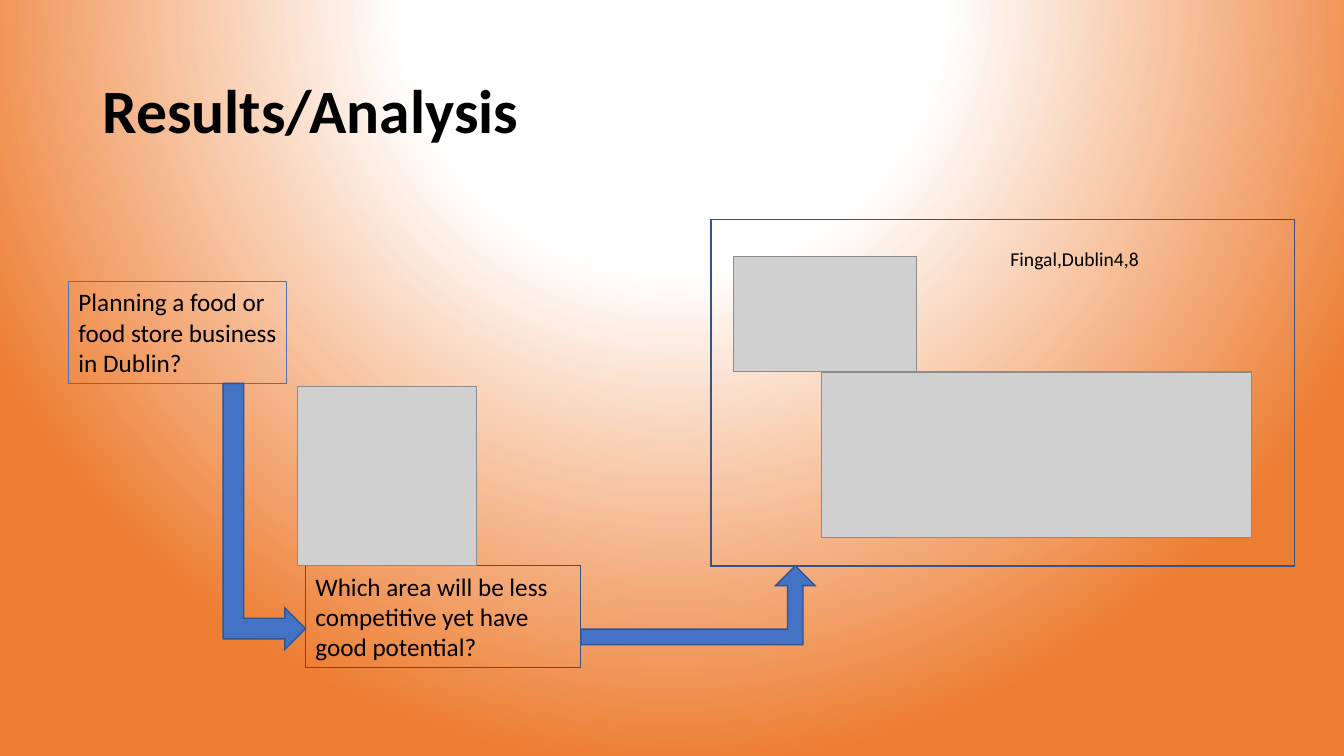
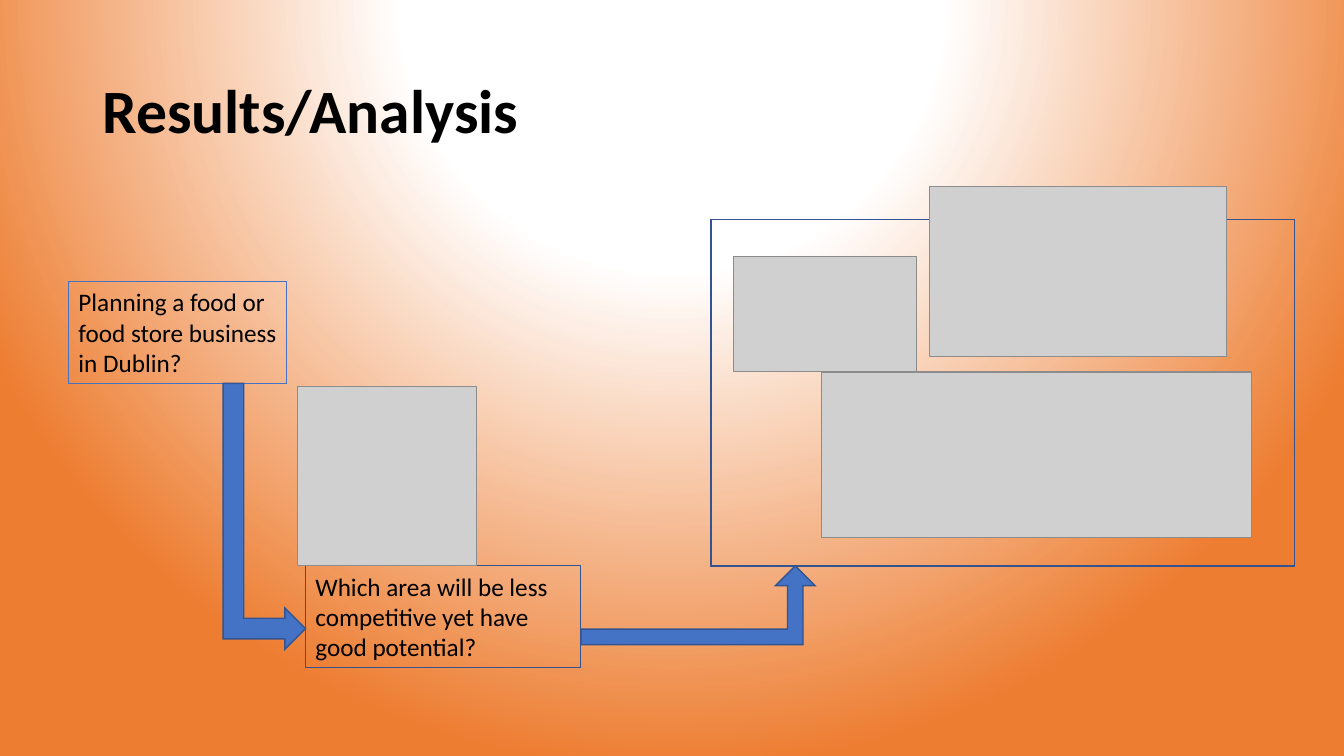
Before and after one commit to gitrepo-2020/Coursera_Capstone, a slide deck: slide 4 of Capstone_DublinBiz_week2.pptx. Drawn at 1344x756 pixels with LibreOffice and Linux fonts; fonts in the diff are those of the drawing; grey boxes stand for pictures. Boxes give left, top, right and bottom in pixels: in the first picture for what was removed or moved away, otherwise in the second. Text is boxed around its words. In the diff, an @@ line names an element or a change of style, - is before the commit and + after.

```diff
--- a/Capstone_DublinBiz_week2.pptx
+++ b/Capstone_DublinBiz_week2.pptx
@@ picture added at box(931, 187, 1227, 357) @@
@@ text removed at box(1010, 252, 1138, 270) @@
-Fingal,Dublin4,8
```
Also in this commit, not shown: 1 other slide changed, 1 slide added.
